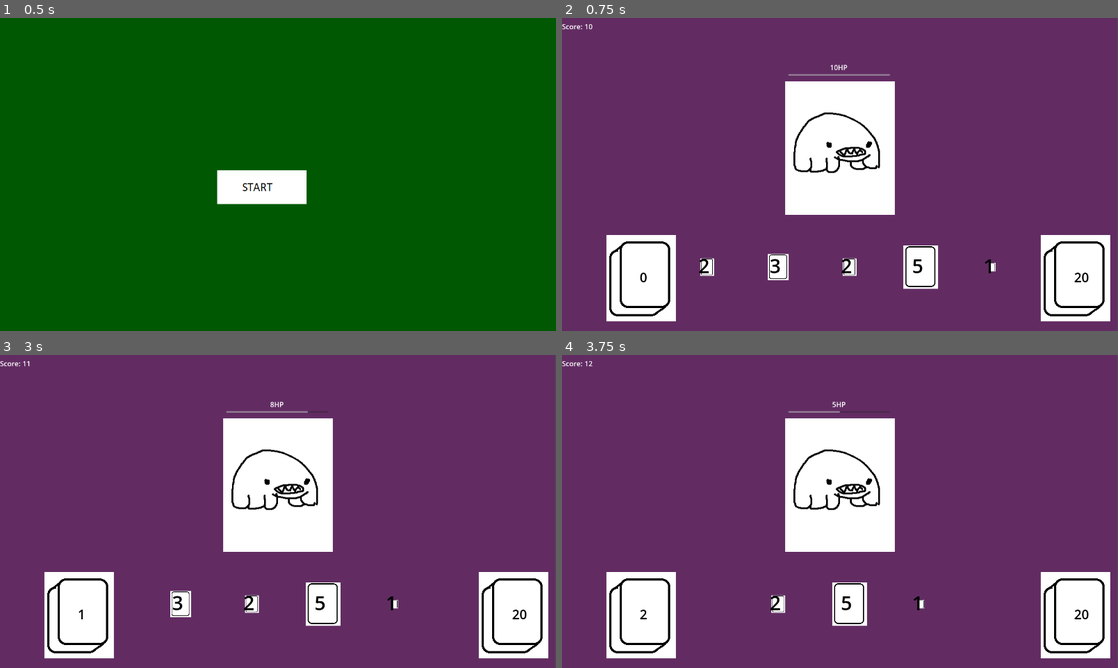
Above: before the commit, frames 1-4 (two rows, left to right).
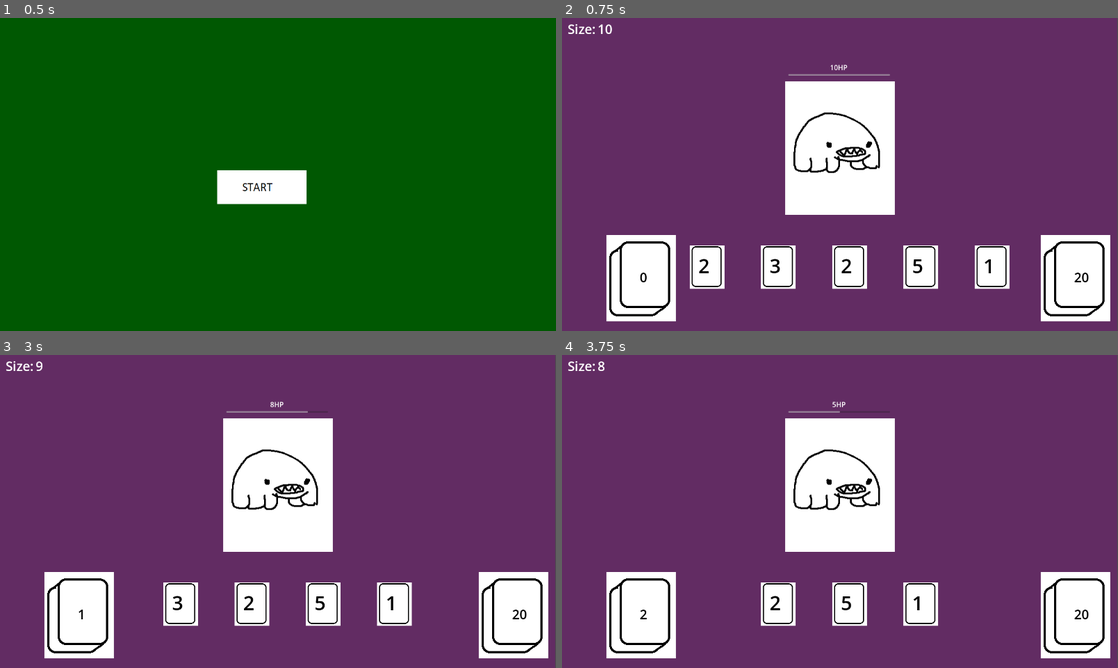
Above: after the commit, the same moments.

Repository: SebMarson/gmtk-gamejam-2024
Game: Godot game, scene res://scenes/start_screen.tscn
Two runs of this game, one before a commit and one after it. Both use one fixed random seed, a clock stepped at 60 frames per second and the inputs below.
Inputs (mouse positions are in pixels of both pictures, inside the frame that each line leads up to):
- Up to frame 1 (0.5 s): no input
- Up to frame 2 (0.75 s): click (823, 187) at 0.5 s
- Up to frame 3 (3 s): tap Enter at 1.25, 2.75 s; move the mouse to (511, 614) at 1.27 s; click (511, 614) at 1.42 s; tap Space at 2 s; move the mouse to (77, 614) at 2.02 s; click (77, 614) at 2.17 s; move the mouse to (144, 602) at 2.77 s; click (144, 602) at 2.92 s
- Up to frame 4 (3.75 s): tap Space at 3.5 s; move the mouse to (739, 602) at 3.52 s; click (739, 602) at 3.67 s

Frame 1 is identical in both runs. In frame 2, 3.1% of the frame differs, in the area x 0-81%, y 2-87%; in frame 3, 2.4%; in frame 4, 1.7%.

Commit message:
Made essences easier to expand and reference, added an entry point when playing a card for an effect to take place

Diff:
--- a/scenes/card.gd
+++ b/scenes/card.gd
@@ -1,9 +1,9 @@
 extends Control
 
 var level
-var damage: int
-var effect
-var essence
+var power: int
+var effect: Essence
+var essence: Essence
 
 # Set to true if the card is in the hand, in play, set to false if it's in the deck
 var inPlay: bool
@@ -13,14 +13,12 @@
 
 func _init() -> void:
 	print("Created a card")
-	effect = ""
-	essence = null
 	inPlay = false
 
 # Called when the node enters the scene tree for the first time.
 func _ready() -> void:
 	custom_minimum_size = $CardSprite.texture.get_size()
-	$Label.text = str(damage)
+	$Label.text = str(power)
 	selected = false
 
 # Called every frame. 'delta' is the elapsed time since the previous frame.
@@ -35,21 +33,34 @@
 func setLevel(levelRef) -> void:
 	level = levelRef
 
-func setDamage(damage) -> void:
-	self.damage = damage
+func setPower(power) -> void:
+	self.power = power
 
-func setEssence(ess) -> void:
-	print("Card essence set to " + ess)
-	essence = ess
+func defeatedMonster(monster) -> void:
+	setEssence(monster.essence)
+	increasePower(monster.SCORE)
+
+func setEssence(essence: Essence) -> void:
+	print("Card essence set to " + essence.name)
+	self.essence = essence
 
 	# Update shader
-	$CardSprite.material = level.shaders.get(ess)
+	$CardSprite.material = essence.shader
 	print("Card sprite material updated")
+
+func increasePower(amount) -> void:
+	print("Card power increased by " + str(amount))
+	power += amount
+	$Label.text = str(power)
 
 # Called when this card is drawn
 func drawn() -> void:
 	print("Card drawn")
-	var scaleFactor = float(damage)/float(level.score)
+	var scaleFactor = float(power)/float(level.score)
+	if scaleFactor < 1:
+		scaleFactor = max(0.5, scaleFactor)
+	else:
+		scaleFactor = min(1.5, scaleFactor)
 	$CardSprite.scale = Vector2(scaleFactor, scaleFactor)
 
 	# Mark self as in play
@@ -74,14 +85,15 @@
 func play_card() -> void:
 	print("Card clicked on")
 	if (inPlay):
-		# Do damage
-		if (damage > 0) and (level.currentMonster != null):
-			level.currentMonster.dealDamage(self, damage)
+		# Do effects
+		if (essence != null):
+			essence.executeCardPlayed(level, level.currentMonster, self)
+		else:
+			print("No effect on card")
 
-		# Do effects
-		match(effect):
-			_:
-				print("No effect on card")
+		# Deal base damage to monster
+		if (power > 0) and (level.currentMonster != null):
+			level.currentMonster.dealDamage(self, power)
 
 		# Discard
 		discard()
--- a/scenes/deck.gd
+++ b/scenes/deck.gd
@@ -30,7 +30,7 @@
 		for n in DECK_SIZE:
 			var damage = RandomNumberGenerator.new().randi_range(1, 5)
 			var newCard = cardScene.instantiate()
-			newCard.setDamage(damage)
+			newCard.setPower(damage)
 			newCard.setLevel(level)
 			cards.append(newCard)
 	$Label.text = str(cards.size())
--- a/scenes/level.gd
+++ b/scenes/level.gd
@@ -4,8 +4,6 @@
 var deckScene : PackedScene = load("res://scenes/deck.tscn")
 var monsterScene : PackedScene = load("res://scenes/monster.tscn")
 var deckScreenScene = load("res://scenes/deck_screen.tscn")
-
-var shaders = {}
 
 # UI Elements
 var hand
@@ -15,9 +13,10 @@
 
 # Internal vars
 var currentMonster
-var score = 10
+var score: float = 10
 
 var monsterFactory = MonsterFactory.new()
+var essenceManager = EssenceManager.new()
 
 func _init() -> void:
 	pass
@@ -50,11 +49,8 @@
 	deckScreen.position = Vector2(200, 100)
 	deckScreen.size = Vector2(900, 500)
 
-
-	loadShaders()
-
 	# Setup score board
-	$ScoreContainer/ScoreValue.text = str(score)
+	setSizeValue()
 
 	# Load monster
 	spawnMonster()
@@ -62,16 +58,6 @@
 # Called every frame. 'delta' is the elapsed time since the previous frame.
 func _process(_delta: float) -> void:
 	pass
-
-func loadShaders() -> void:
-	loadShader("STRONG", "res://shaders/strong.gdshader")
-	loadShader("DARKNESS", "res://shaders/darkness.gdshader")
-
-func loadShader(name, path) -> void:
-	var shader_code: Shader = load(path)
-	var shader = ShaderMaterial.new()
-	shader.shader = shader_code
-	shaders[name] = shader
 
 func spawnMonster() -> void:
 	#currentMonster = monsterScene.instantiate()
@@ -86,10 +72,13 @@
 
 func addScore(newScore) -> void:
 	score += newScore
-	$ScoreContainer/ScoreValue.text = str(score)
+	setSizeValue()
 
 func decreaseScore(newScore) -> void:
 	score -= newScore
+	setSizeValue()
+
+func setSizeValue() -> void:
 	$ScoreContainer/ScoreValue.text = str(score)
 
 func postUserGo() -> void:
--- a/scenes/level.tscn
+++ b/scenes/level.tscn
@@ -13,13 +13,17 @@
 
 [node name="ScoreContainer" type="HBoxContainer" parent="."]
 z_index = 1
-offset_right = 40.0
-offset_bottom = 40.0
+offset_left = 13.0
+offset_top = 4.0
+offset_right = 71.0
+offset_bottom = 44.0
 
 [node name="ScoreLabel" type="Label" parent="ScoreContainer"]
 layout_mode = 2
-text = "Score:"
+theme_override_font_sizes/font_size = 30
+text = "Size:"
 
 [node name="ScoreValue" type="Label" parent="ScoreContainer"]
 layout_mode = 2
+theme_override_font_sizes/font_size = 30
 text = "10"
--- a/scenes/monster.gd
+++ b/scenes/monster.gd
@@ -10,21 +10,23 @@
 @export var HEALTH = 10
 @export var ATTACK = 0
 @export var SCORE = 3
-@export var ESSENCE = ""
+@export var ESSENCENAME = ""
 @export var IMG_PATH = ""
 @export var SIZE: int = 0
 
 # Common monster vars
 var hitSound
 var sprite
+var essence
 
 func _init():
 	assert(self != Monster, "Monster is an abstract class and cannot be instantiated directly.")
 
 # Called when the node enters the scene tree for the first time.
 func _ready() -> void:
-	# Load image
+	# Load properties
 	load_sprite()
+	load_essence()
 
 	# Set health bar up
 	$VBoxContainer/HealthBar.max_value = HEALTH
@@ -48,7 +50,15 @@
 
 	# Scale image based on the players current score
 	var scaleFactor: float = float(HEALTH)/float(level.score)
+	if scaleFactor < 1:
+		scaleFactor = max(0.3, scaleFactor)
+	else:
+		scaleFactor = min(1.5, scaleFactor)
 	$VBoxContainer/MonsterSprite.scale = Vector2(scaleFactor, scaleFactor)
+
+func load_essence() -> void:
+	if (ESSENCENAME != null):
+		essence = level.essenceManager.getEssence(ESSENCENAME)
 
 func load_sounds():
 	hitSound = $HitHurt
@@ -65,7 +75,7 @@
 
 func defeated(card) -> void:
 	print("Monster defeated")
-	card.setEssence(ESSENCE)
+	card.defeatedMonster(self)
 	level.addScore(SCORE)
 
 	# Erase self and references
--- a/scenes/monsters/dust_mite.tscn
+++ b/scenes/monsters/dust_mite.tscn
@@ -5,8 +5,8 @@
 [node name="Monster" instance=ExtResource("1_wbeyy")]
 NAME = "DUST_MITE"
 HEALTH = 5
-ATTACK = -2
+ATTACK = 2
 SCORE = 5
-ESSENCE = "DARKNESS"
+ESSENCENAME = "DARKNESS"
 IMG_PATH = "res://graphics/monsters/dust_mite.png"
 SIZE = 5
--- a/scenes/monsters/tardigrade.tscn
+++ b/scenes/monsters/tardigrade.tscn
@@ -4,7 +4,8 @@
 
 [node name="Monster" instance=ExtResource("1_0ol34")]
 NAME = "TARDIGRADE"
-ATTACK = -1
-ESSENCE = "STRONG"
+ATTACK = 1
+SCORE = 5
+ESSENCENAME = "STRONG"
 IMG_PATH = "res://graphics/monsters/tardigrade.png"
 SIZE = 5
--- /dev/null
+++ b/scripts/Essence.gd
@@ -0,0 +1,26 @@
+extends RefCounted
+
+class_name Essence
+
+@export var name: String
+@export var description: String
+@export var power: int
+@export var shaderPath: String
+
+var shader
+
+func _init() -> void:
+	loadShader()
+
+func loadShader() -> void:
+	var shader_code: Shader = load(shaderPath)
+	shader = ShaderMaterial.new()
+	shader.shader = shader_code
+
+# Performs some action after a card has been played
+func executeCardPlayed(level, monster, card) -> void:
+	pass
+
+# Performs some action after mitosis on a card
+func executeCardMitosis(level, monster, originalCard, newCardArray) -> void:
+	pass
--- /dev/null
+++ b/scripts/essence_manager.gd
@@ -0,0 +1,22 @@
+extends RefCounted
+
+class_name EssenceManager
+
+var essences = {}
+
+func _init() -> void:
+	# Load essences
+	addEssence(StrongEssence.new())
+	addEssence(DarknessEssence.new())
+
+	print("Essences loaded")
+
+func addEssence(essence) -> void:
+	essences[essence.name] = essence
+
+func getEssence(essenceName) -> Essence:
+	return essences[essenceName]
+
+func getEssenceShader(essenceName) -> ShaderMaterial:
+	assert(essences.get(essenceName) != null, "Invalid essence name supplied")
+	return essences.get(essenceName).shader
--- /dev/null
+++ b/scripts/essences/darkness_essence.gd
@@ -0,0 +1,18 @@
+extends Essence
+
+class_name DarknessEssence
+
+func _init() -> void:
+	name = "DARKNESS"
+	description = "Multiply damage of next card"
+	power = 0
+	shaderPath = "res://shaders/darkness.gdshader"
+	loadShader()
+
+# Performs some action after a card has been played
+func executeCardPlayed(level, monster, card) -> void:
+	pass
+
+# Performs some action after mitosis on a card
+func executeCardMitosis(level, monster, originalCard, newCardArray) -> void:
+	pass
--- /dev/null
+++ b/scripts/essences/strong_essence.gd
@@ -0,0 +1,19 @@
+extends Essence
+
+class_name StrongEssence
+
+func _init() -> void:
+	name = "STRONG"
+	description = "No power split after mitosis"
+	power = 0
+	shaderPath = "res://shaders/strong.gdshader"
+	loadShader()
+
+# Performs some action after a card has been played
+func executeCardPlayed(level, monster, card) -> void:
+	pass
+
+# Performs some action after mitosis on a card
+func executeCardMitosis(level, monster, originalCard, newCardArray) -> void:
+	for card in newCardArray:
+		card.power = originalCard.power
